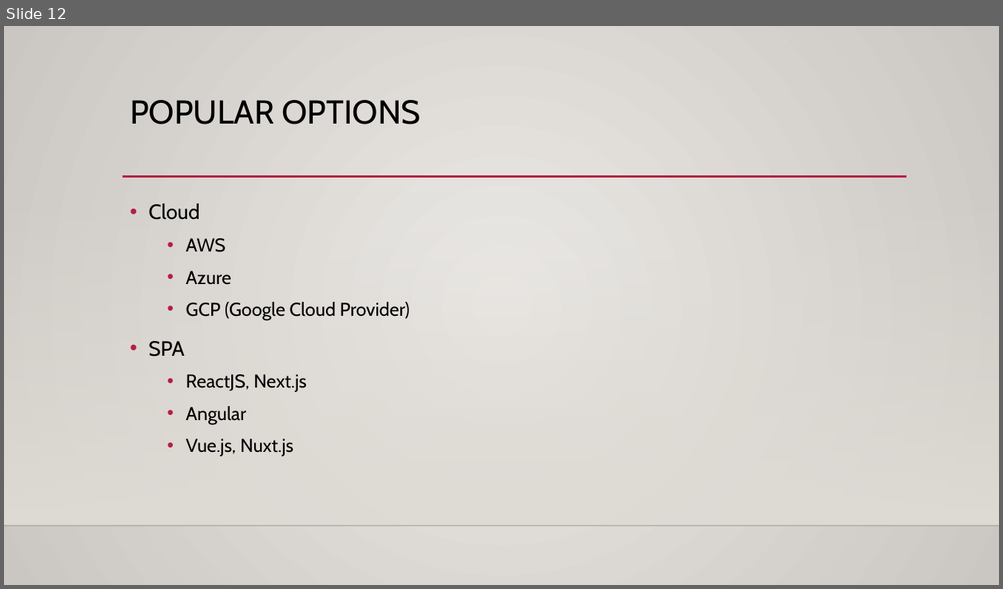
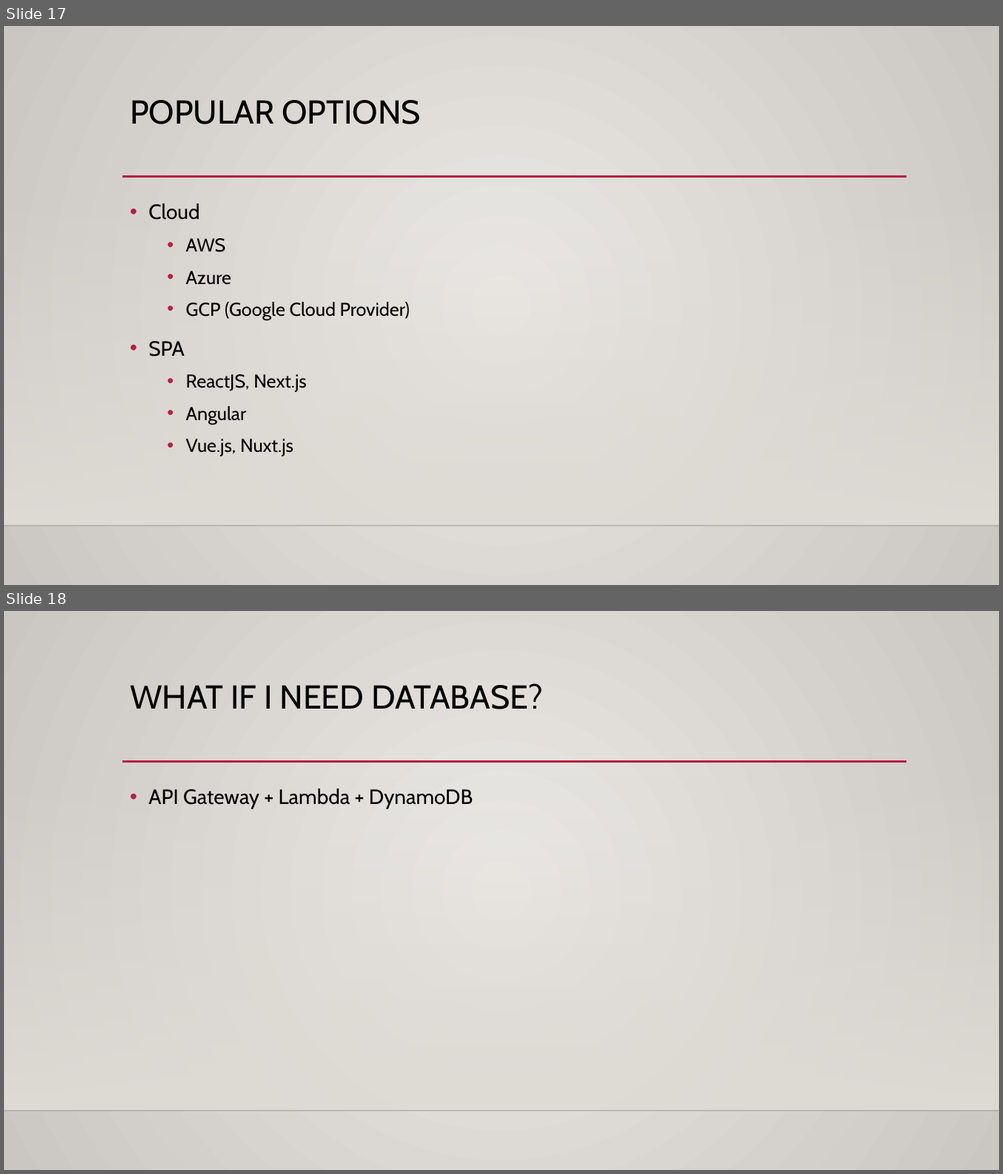
Before and after one commit to nik-yo/HostingForLess, a slide deck: slides/HostingForLess.pptx. Shown one above the other, each under a label of ours: slide 12 before the commit, slides 17 and 18 after it. The pictures are 1003x589 and 1003x1174 pixels, drawn with LibreOffice and Linux fonts; fonts in the diff are those of the drawing; background and template pictures are left out. Boxes give left, top, right and bottom in pixels: in the first picture for what was removed or moved away, otherwise in the second. Text is boxed around its words. In the diff, an @@ line names an element or a change of style, - is before the commit and + after.

```diff
--- a/slides/HostingForLess.pptx
+++ b/slides/HostingForLess.pptx
@@ slide 18 added at (4, 611, 999, 1170), background gradient #ECEAE7 to #CAC7C1; not listed: 3 template elements that a slide beside it also shows @@
@@ title added at (130, 684, 542, 709), 32 pt, text #000000 @@
+WHAT IF I NEED DATABASE?
@@ text added at (148, 789, 472, 809), 20 pt, text #000000 @@
+• API Gateway + Lambda + DynamoDB
@@ what was slide 12 is now slide 17 @@
```
Also in this commit, not shown: 6 slides changed, 8 other slides added, 2 slides removed, 8 other files.
